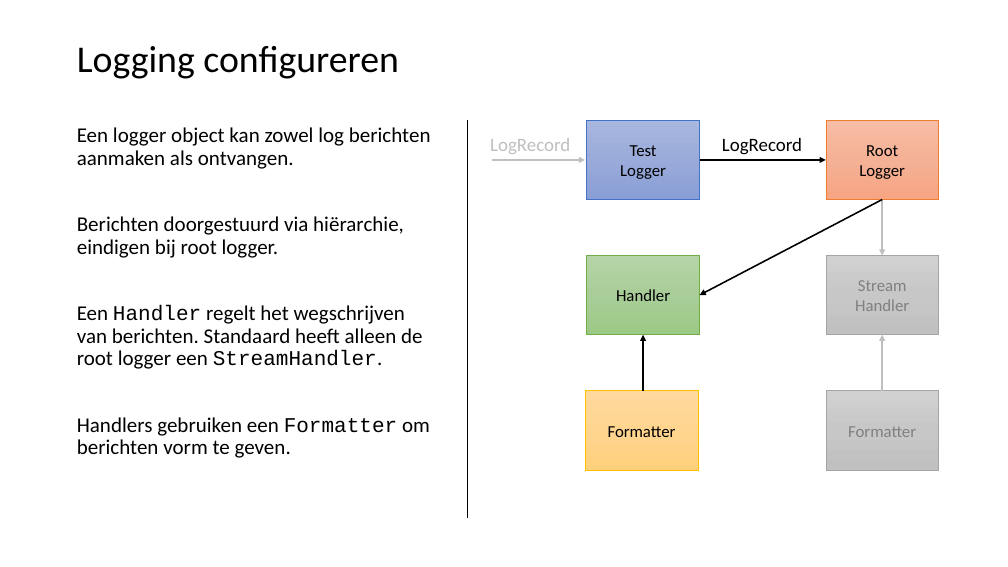
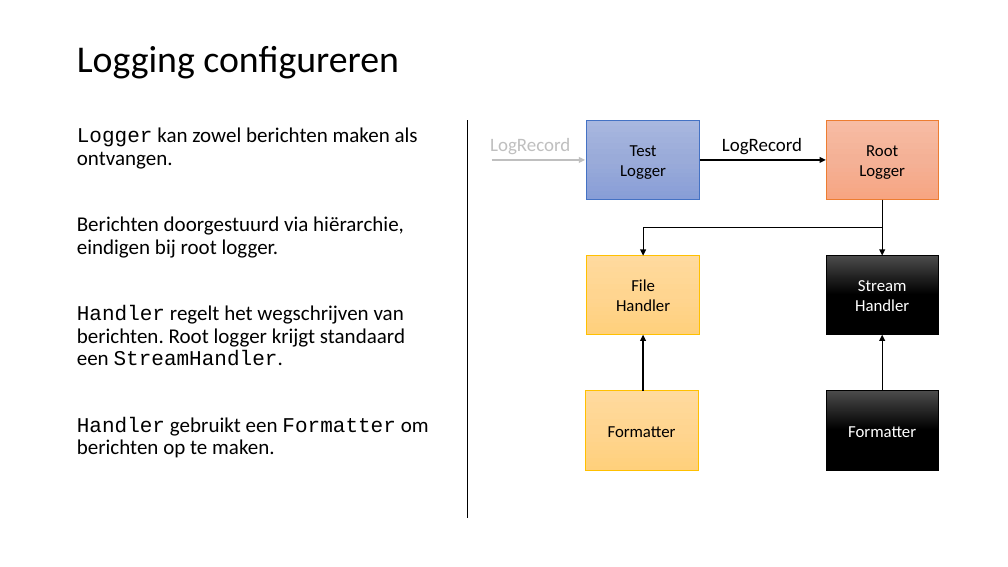
Before and after one commit to LFKoning/knowledge-sharing, a slide deck: slide 31 of python_trainees/2_production_code/python_traineeship_2.pptx (slide 30 before the commit). Drawn at 1008x567 pixels with LibreOffice and Linux fonts; fonts in the diff are those of the drawing. Boxes give left, top, right and bottom in pixels: in the first picture for what was removed or moved away, otherwise in the second. Text is boxed around its words. In the diff, an @@ line names an element or a change of style, - is before the commit and + after.

```diff
--- a/python_trainees/2_production_code/python_traineeship_2.pptx
+++ b/python_trainees/2_production_code/python_traineeship_2.pptx
@@ text at [77,127,418,169]: text changed @@
-Een logger object kan zowel log berichten aanmaken als ontvangen.
+Logger kan zowel berichten maken als ontvangen.
@@ elbow arrow added from (882, 200) to (644, 256), #000000 1 pt @@
@@ arrow removed from (882, 200) to (699, 295) @@
@@ arrow (882, 200) - (882, 256): stroke #BFBFBF 1.5 pt to #000000 1 pt @@
@@ rectangle "File" at [587,256,699,335]: fill gradient #B5D5A7 to #AACE9A to #9CC987 to gradient #FFDB9E to #FFD590 to #FFD07C; outline #70AD47 0.5 pt to #FFC000 0.5 pt @@
@@ rectangle "Stream" at [826,256,938,335]: text colour #808080 to #FFFFFF; fill gradient #D2D2D2 to #C8C8C8 to #C0C0C0 to gradient #4B4B4B to #000000; outline #A5A5A5 0.5 pt to #000000 0.5 pt @@
@@ text in rectangle at [631,279,655,291]: paragraph added @@
+File
@@ text at [77,305,429,458]: text changed @@
-Een Handler regelt het wegschrijven van berichten. Standaard heeft alleen de root logger een StreamHandler.
-Handlers gebruiken een Formatter om berichten vorm te geven.
+Handler regelt het wegschrijven van berichten. Root logger krijgt standaard een StreamHandler.
+Handler gebruikt een Formatter om berichten op te maken.
@@ arrow (882, 391) - (882, 335): stroke #BFBFBF 1.5 pt to #000000 1 pt @@
@@ rectangle "Formatter" at [826,391,938,470]: text colour #808080 to #FFFFFF; fill gradient #D2D2D2 to #C8C8C8 to #C0C0C0 to gradient #4B4B4B to #000000; outline #A5A5A5 0.5 pt to #000000 0.5 pt @@
```
Also in this commit, not shown: 25 other slides changed, 1 slide added, 20 other files.
